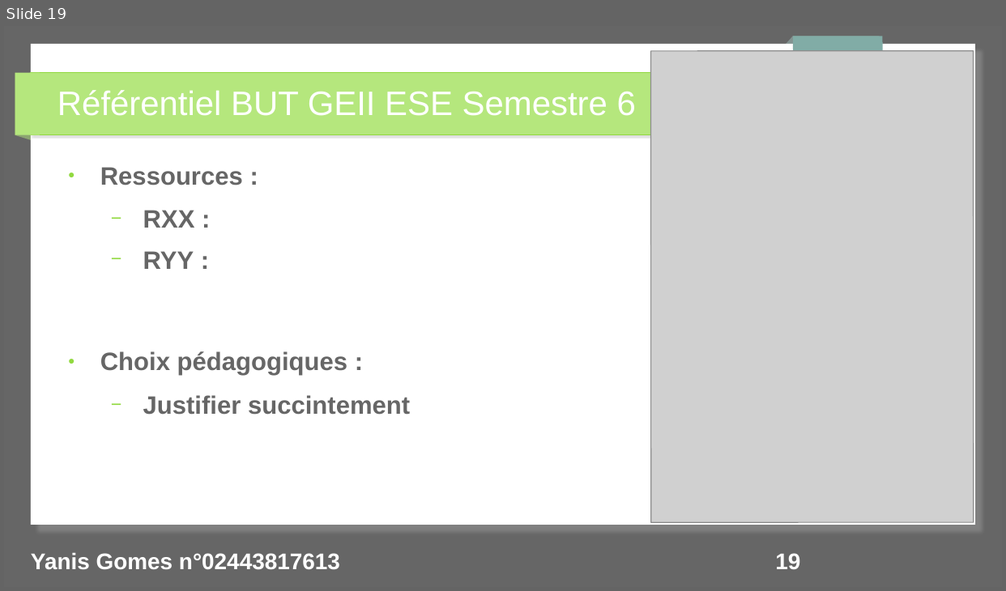
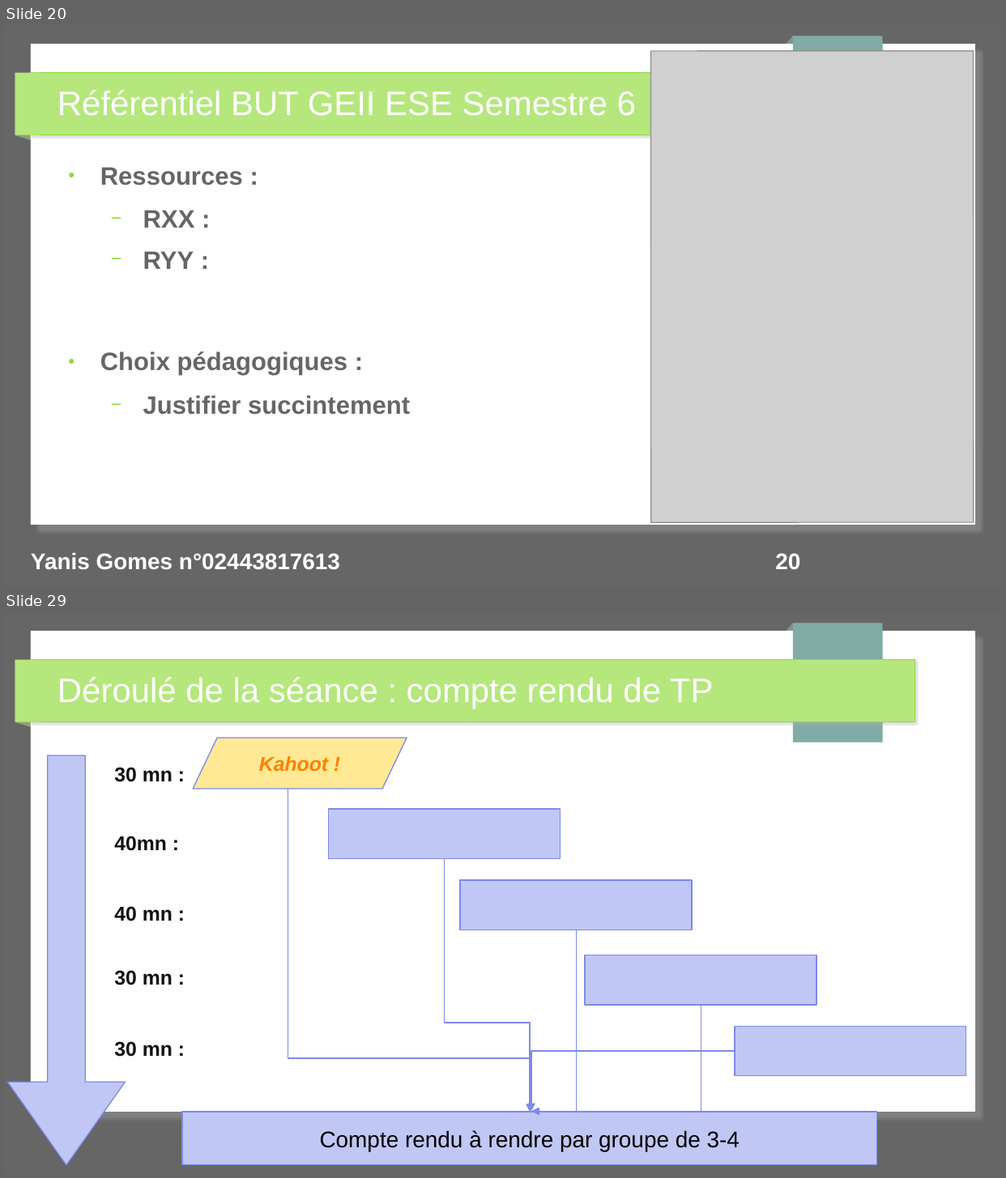
Before and after one commit to yanisgomes/agregation-sii-info, a slide deck: BUT/YANIS_GOMES_BUT_02443817613.odp. Shown one above the other, each under a label of ours: slide 19 before the commit, slides 20 and 29 after it; the slides between them are not shown. The pictures are 1006x591 and 1006x1178 pixels, drawn with LibreOffice and Linux fonts; fonts in the diff are those of the drawing; grey boxes stand for pictures. Boxes give left, top, right and bottom in pixels: in the first picture for what was removed or moved away, otherwise in the second. Text is boxed around its words. In the diff, an @@ line names an element or a change of style, - is before the commit and + after.

```diff
--- a/BUT/YANIS_GOMES_BUT_02443817613.odp
+++ b/BUT/YANIS_GOMES_BUT_02443817613.odp
@@ slide 29 added at bbox=[4, 613, 1002, 1174], background #666666; not listed: 7 template elements that a slide beside it also shows @@
@@ title added at bbox=[57, 677, 714, 709], 27 pt, text #FFFFFF @@
+Déroulé de la séance : compte rendu de TP
@@ down arrow added at bbox=[7, 756, 126, 1165], fill #C1C7F4, outline #7D8AE7 0.85 pt @@
@@ parallelogram added at bbox=[194, 738, 407, 789], fill #FFE994, outline #7D8AE7 0.85 pt, 16 pt, text #FF8000, bold, italic @@
+Kahoot !
@@ text added at bbox=[114, 767, 172, 782], 16 pt, text #111111, bold @@
+30 mn :
@@ elbow arrow added from (288, 789) to (530, 1112), #7D8AE7 0.85 pt @@
@@ rectangle added at bbox=[328, 810, 560, 859], fill #C1C7F4, outline #7D8AE7 0.85 pt @@
@@ text added at bbox=[114, 836, 167, 851], 16 pt, text #111111, bold @@
+40mn :
@@ elbow arrow added from (444, 859) to (530, 1112), #7D8AE7 0.85 pt @@
@@ rectangle added at bbox=[460, 880, 692, 930], fill #C1C7F4, outline #7D8AE7 0.85 pt @@
@@ text added at bbox=[114, 906, 172, 922], 16 pt, text #111111, bold @@
+40 mn :
@@ elbow arrow added from (577, 930) to (532, 1112), #7D8AE7 0.85 pt @@
@@ text added at bbox=[114, 970, 172, 986], 16 pt, text #111111, bold @@
+30 mn :
@@ rectangle added at bbox=[586, 956, 817, 1005], fill #C1C7F4, outline #7D8AE7 0.85 pt @@
@@ elbow arrow added from (701, 1005) to (531, 1112), #7D8AE7 0.85 pt @@
@@ text added at bbox=[114, 1041, 172, 1057], 16 pt, text #111111, bold @@
+30 mn :
@@ rectangle added at bbox=[735, 1027, 966, 1076], fill #C1C7F4, outline #7D8AE7 0.85 pt @@
@@ elbow arrow added from (735, 1051) to (532, 1111), #7D8AE7 0.85 pt @@
@@ rectangle added at bbox=[182, 1112, 878, 1165], fill #C1C7F4, outline #7D8AE7 0.85 pt, 18 pt, text #000000 @@
+Compte rendu à rendre par groupe de 3-4
@@ what was slide 19 is now slide 20 @@
@@ page number at bbox=[775, 553, 800, 570]: text changed @@
-19
+20
```
Also in this commit, not shown: 8 slides changed, 6 other slides added, 4 slides removed, 1 other file.
